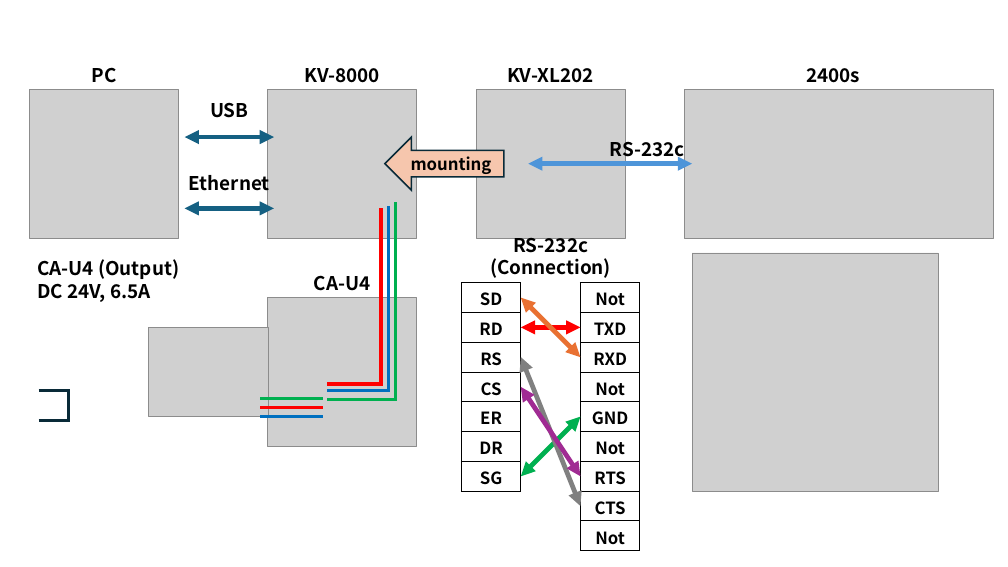
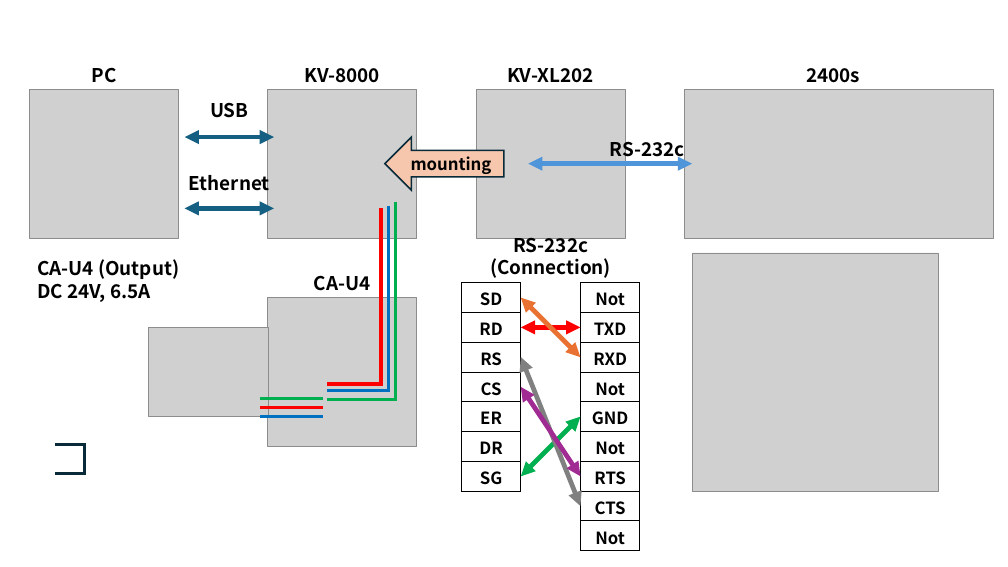
Before and after one commit to shimasou/PLC_CommunicationTo2400S, a slide deck: slide 1 of Documents/EquipmentConfig.pptx. Drawn at 1008x567 pixels with LibreOffice and Linux fonts; fonts in the diff are those of the drawing; grey boxes stand for pictures. Boxes give left, top, right and bottom in pixels: in the first picture for what was removed or moved away, otherwise in the second. Text is boxed around its words. In the diff, an @@ line names an element or a change of style, - is before the commit and + after.

```diff
--- a/Documents/EquipmentConfig.pptx
+++ b/Documents/EquipmentConfig.pptx
@@ freeform shape: place and size @@
-freeform shape at bbox=[39, 391, 68, 420]
+freeform shape at bbox=[55, 445, 85, 474]
@@ freeform shape: place and size @@
-freeform shape at bbox=[39, 391, 68, 420]
+freeform shape at bbox=[55, 445, 85, 474]
```
Also in this commit, not shown: 6 slides added, 2 other files.
